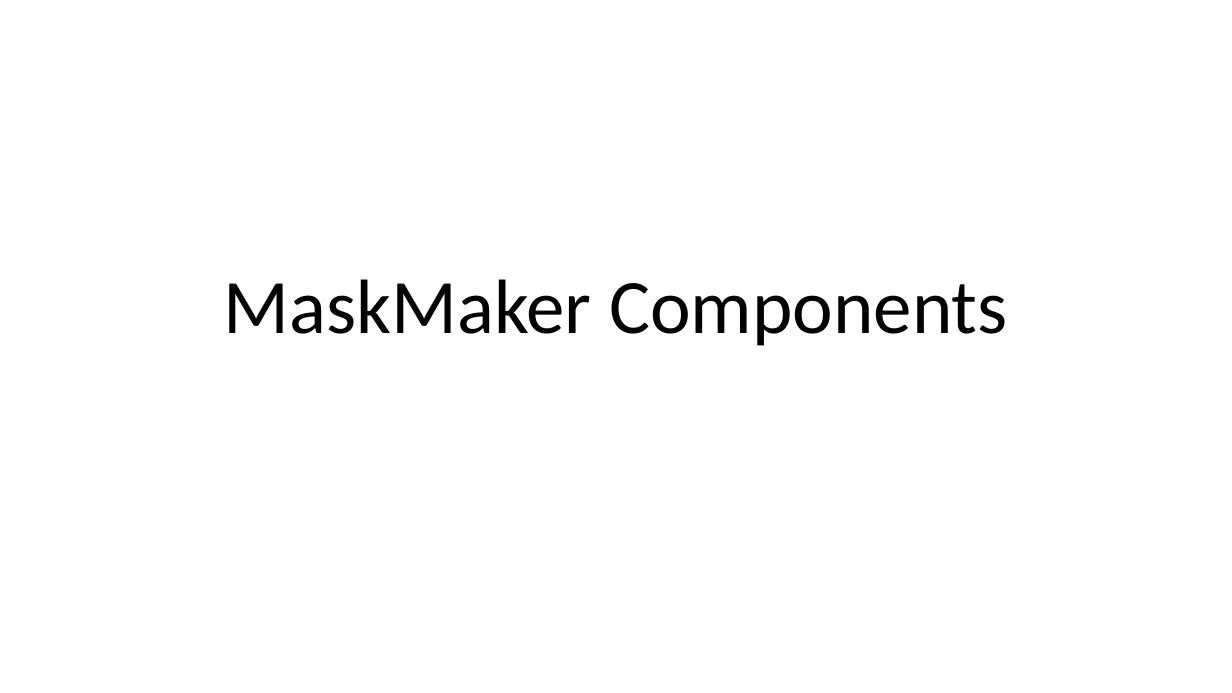
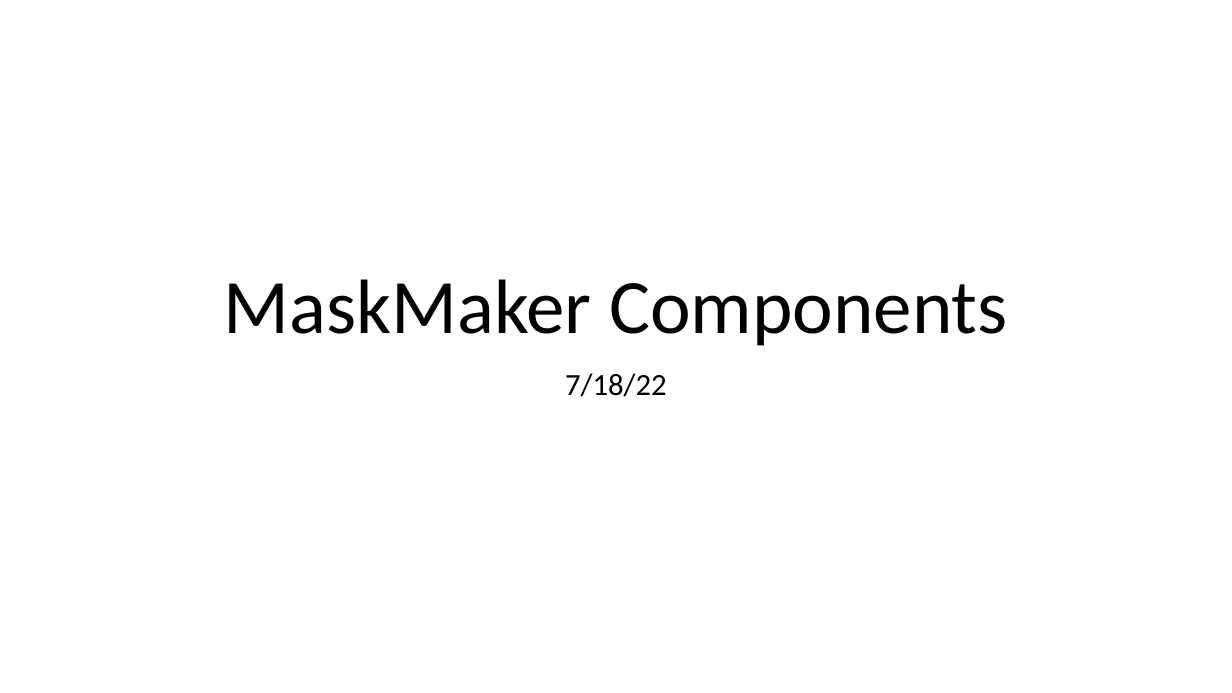
Before and after one commit to KollarLab/MaskMaker, a slide deck: slide 1 of docs/ComponentDocs.pptx. Drawn at 1232x693 pixels with LibreOffice and Linux fonts; fonts in the diff are those of the drawing. Boxes give left, top, right and bottom in pixels: in the first picture for what was removed or moved away, otherwise in the second. Text is boxed around its words. In the diff, an @@ line names an element or a change of style, - is before the commit and + after.

```diff
--- a/docs/ComponentDocs.pptx
+++ b/docs/ComponentDocs.pptx
@@ subtitle added at box(565, 373, 667, 397), 24 pt, text #000000 @@
+7/18/22
```
Also in this commit, not shown: 3 slides added, 2 other files.
